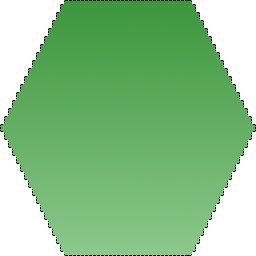
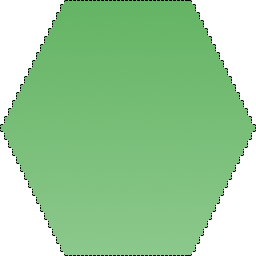
Before/after of a (256, 256) layered artwork. What changed in the layer stack:
painted on "grass-gradient1" over [0, 0, 256, 246]
